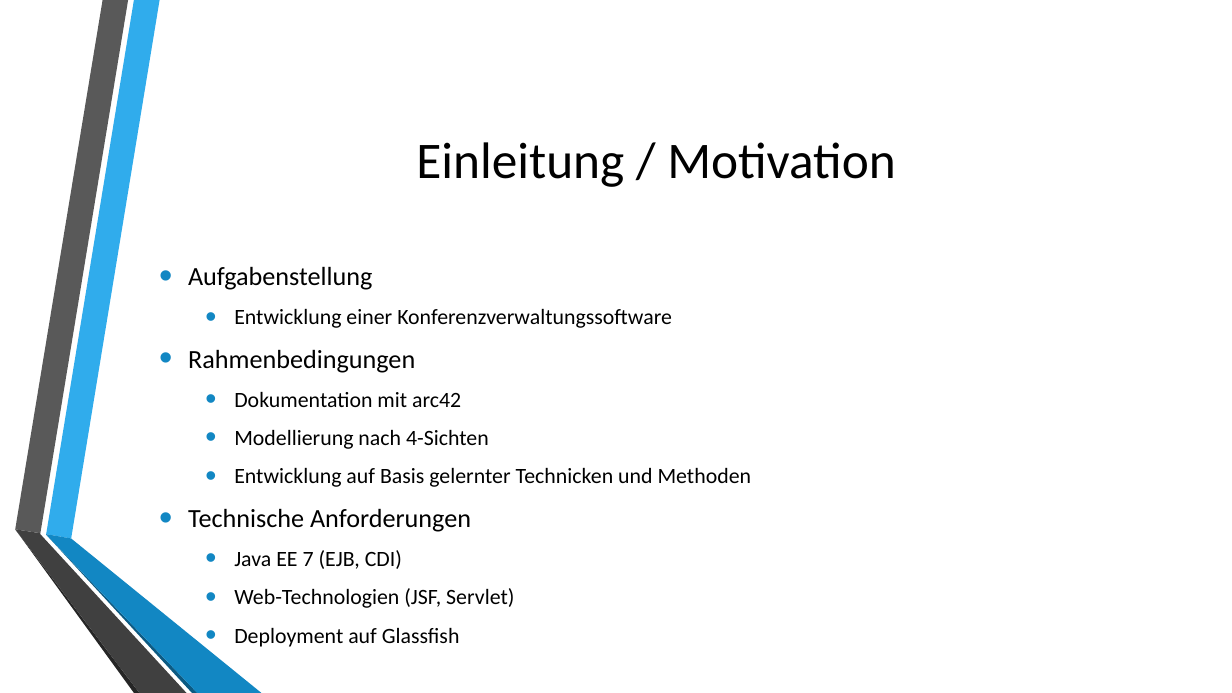
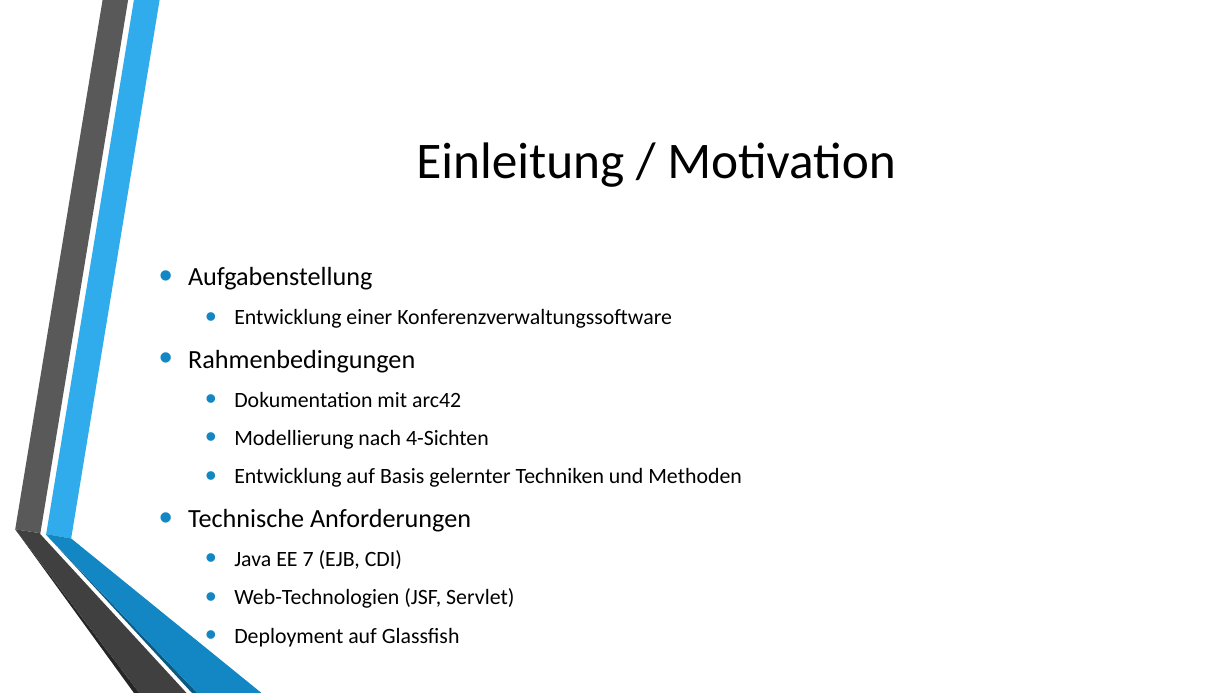
Before and after one commit to autarchprinceps/Conference-System, a slide deck: slide 3 of Präsentation/Präsentation.pptx. Drawn at 1232x693 pixels with LibreOffice and Linux fonts; fonts in the diff are those of the drawing; background and template pictures are left out. Boxes give left, top, right and bottom in pixels: in the first picture for what was removed or moved away, otherwise in the second. Text is boxed around its words. In the diff, an @@ line names an element or a change of style, - is before the commit and + after.

```diff
--- a/Präsentation/Präsentation.pptx
+++ b/Präsentation/Präsentation.pptx
@@ text at [234,468,742,487]: text changed @@
-  • Entwicklung auf Basis gelernter Technicken und Methoden
+  • Entwicklung auf Basis gelernter Techniken und Methoden
```
Also in this commit, not shown: 3 other slides changed, 3 other files.
